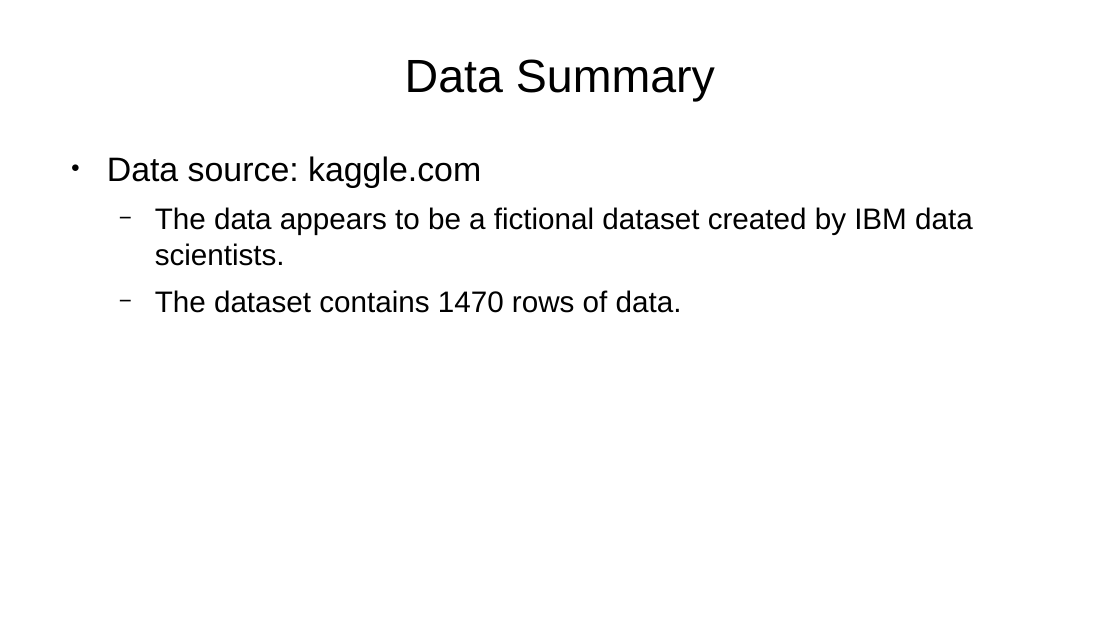
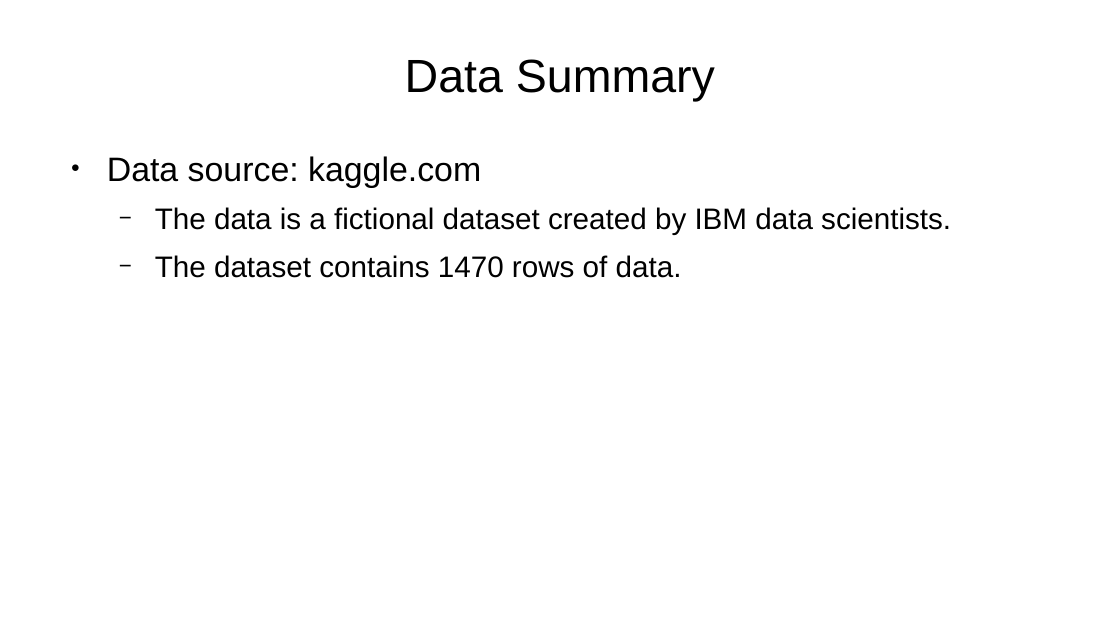
Before and after one commit to sbowler/project-one, a slide deck: slide 4 of presentations/project2_presentation.pptx. Drawn at 1120x630 pixels with LibreOffice and Linux fonts; fonts in the diff are those of the drawing; background and template pictures are left out. Boxes give left, top, right and bottom in pixels: in the first picture for what was removed or moved away, otherwise in the second. Text is boxed around its words. In the diff, an @@ line names an element or a change of style, - is before the commit and + after.

```diff
--- a/presentations/project2_presentation.pptx
+++ b/presentations/project2_presentation.pptx
@@ text at box(155, 207, 951, 235): text changed @@
-  − The data appears to be a fictional dataset created by IBM data scientists.
+  − The data is a fictional dataset created by IBM data scientists.
```
Also in this commit, not shown: 14 other slides changed, 1 slide added, 2 slides removed.
